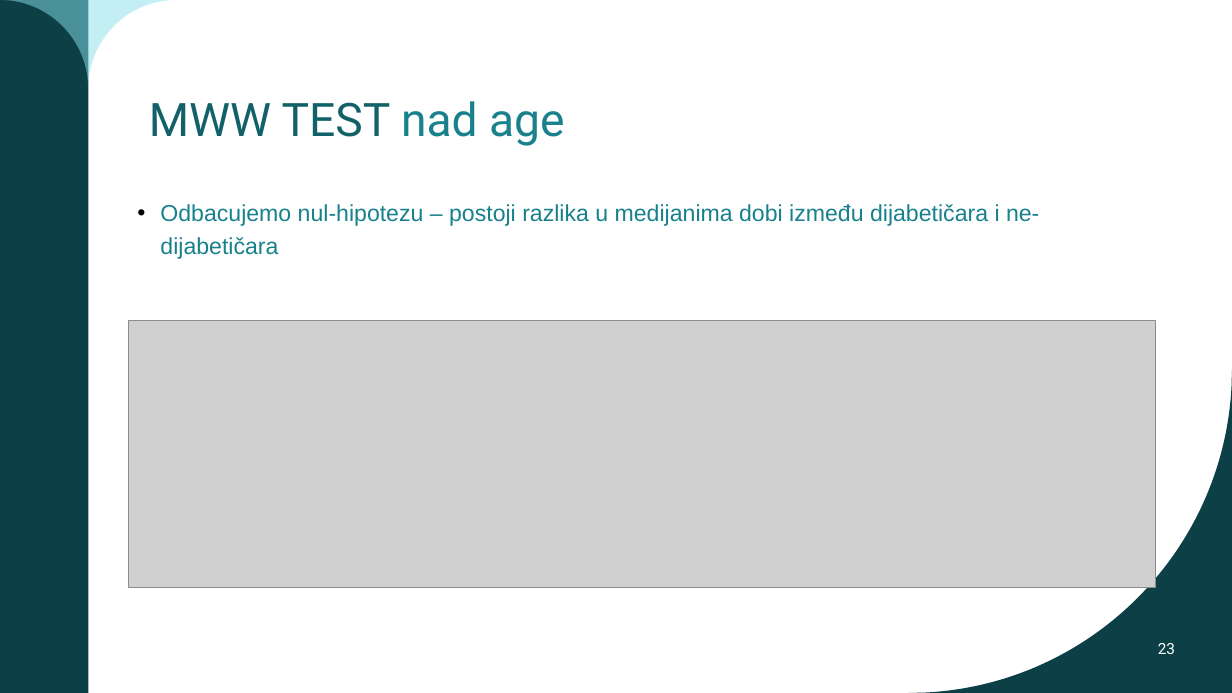
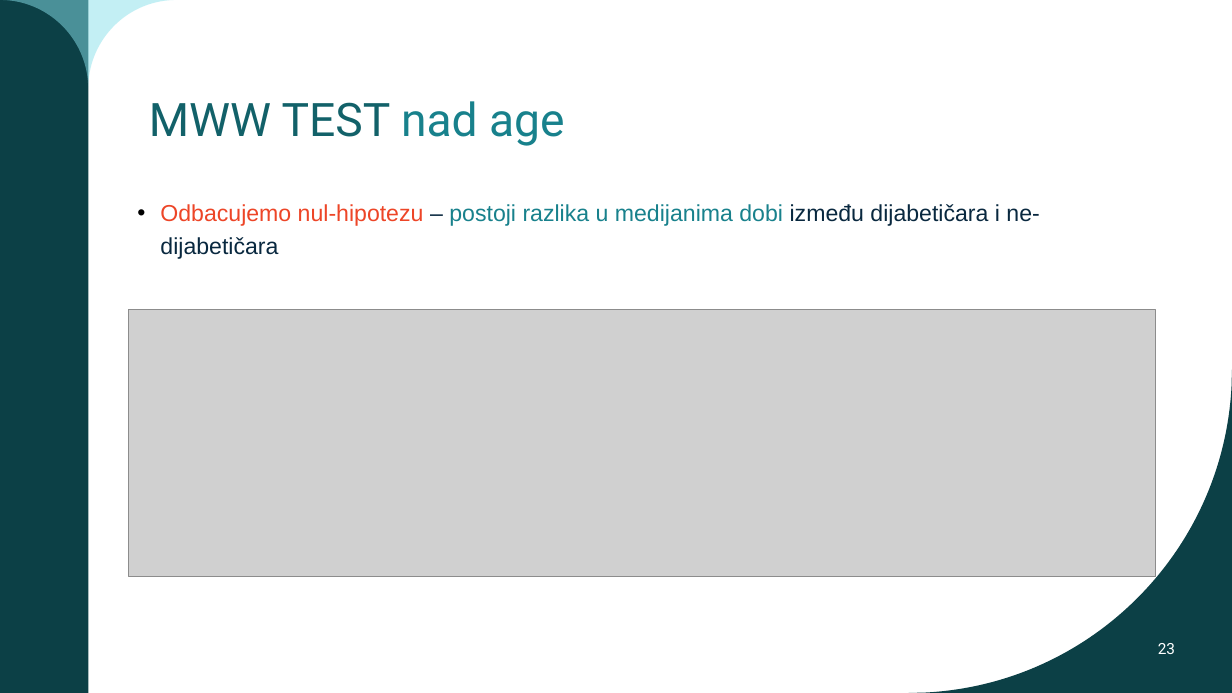
Before and after one commit to jfletcher20/diabetes-health-indicators-analysis, a slide deck: slide 23 of documentation/documentation.pptx. Drawn at 1232x693 pixels with LibreOffice and Linux fonts; fonts in the diff are those of the drawing; grey boxes stand for pictures; background and template pictures are left out. Boxes give left, top, right and bottom in pixels: in the first picture for what was removed or moved away, otherwise in the second. Text is boxed around its words. In the diff, an @@ line names an element or a change of style, - is before the commit and + after.

```diff
--- a/documentation/documentation.pptx
+++ b/documentation/documentation.pptx
@@ text "Odbacujemo nul-hipotezu – postoji razlika ..." at (160, 204, 1039, 259): text colour #18818C to #ED4527 in "Odbacujemo nul-hipotezu"; text colour #18818C to #09283F in "– između dijabetičara i ne-dijabetičara" @@
@@ picture: place and size @@
-picture at (128, 321, 1156, 588)
+picture at (128, 310, 1156, 577)
```
Also in this commit, not shown: 4 other slides changed, 1 other file.
